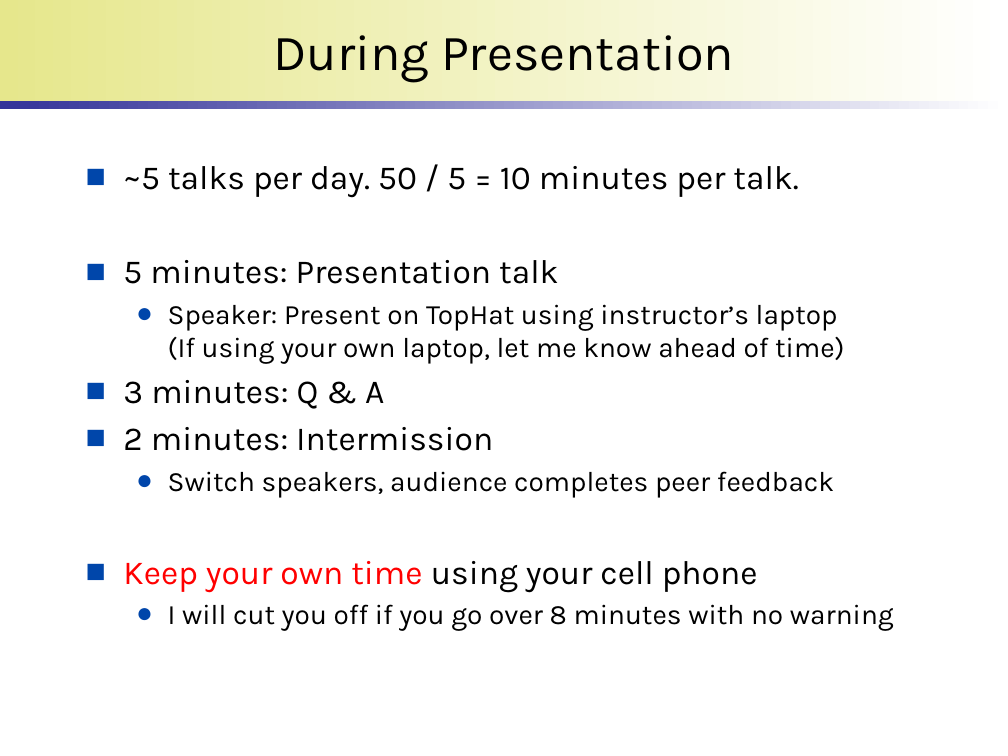
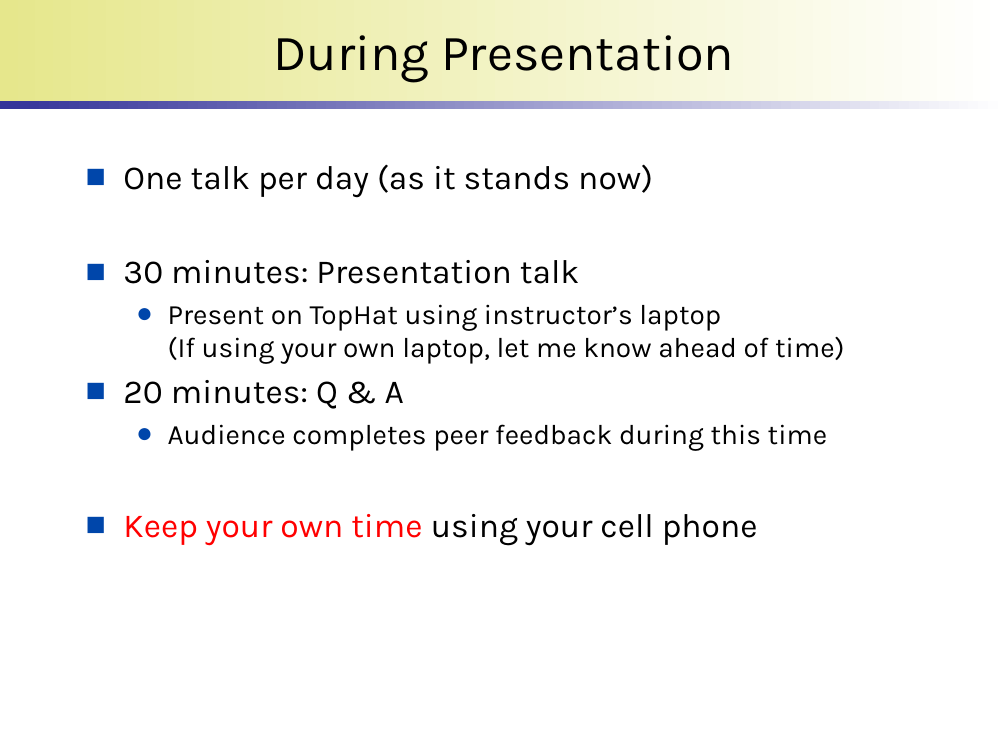
Before and after one commit to wonsunahn/Capstone_Spring2026, a slide deck: slide 9 of lectures/introduction-internship.pptx. Drawn at 1008x756 pixels with LibreOffice and Linux fonts; fonts in the diff are those of the drawing; background and template pictures are left out. Boxes give left, top, right and bottom in pixels: in the first picture for what was removed or moved away, otherwise in the second. Text is boxed around its words. In the diff, an @@ line names an element or a change of style, - is before the commit and + after.

```diff
--- a/lectures/introduction-internship.pptx
+++ b/lectures/introduction-internship.pptx
@@ text at (123,164,844,451): text changed @@
-■ ~5 talks per day. 50 / 5 = 10 minutes per talk.
-■ 5 minutes: Presentation talk
-  ● Speaker: Present on TopHat using instructor’s laptop
-    (If using your own laptop, let me know ahead of time)
-■ 3 minutes: Q & A
-■ 2 minutes: Intermission
-  ● Switch speakers, audience completes peer feedback
+■ One talk per day (as it stands now)
+■ 30 minutes: Presentation talk
+  ● Present on TopHat using instructor’s laptop
+    (If using your own laptop, let me know ahead of time)
+■ 20 minutes: Q & A
+  ● Audience completes peer feedback during this time
@@ text at (168,604,894,631): paragraph removed @@
-  ● I will cut you off if you go over 8 minutes with no warning
```
Also in this commit, not shown: 2 other slides changed, 1 other file.
